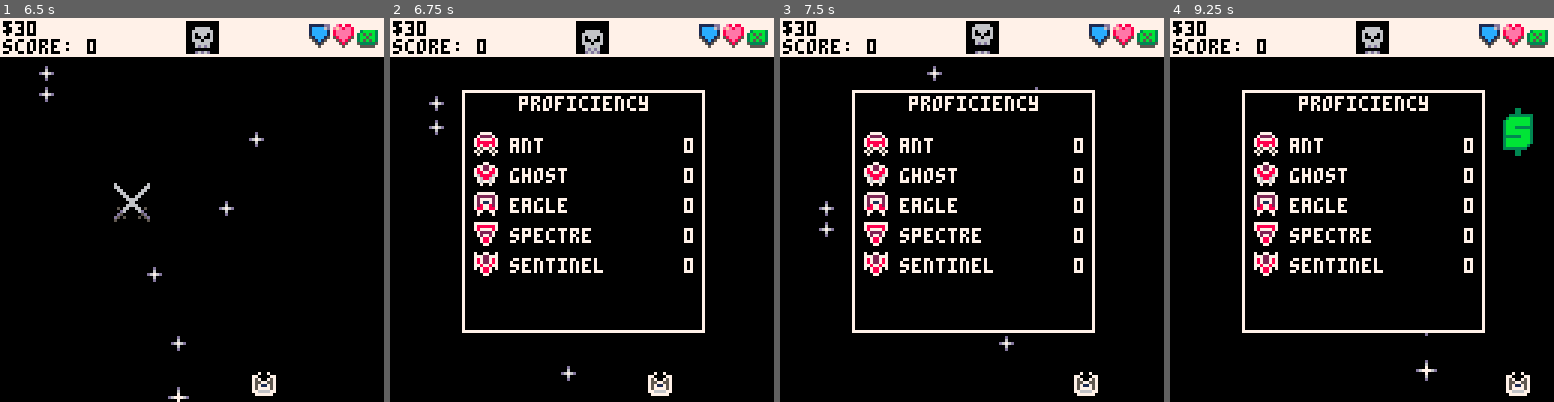
Above: before the commit, frames 1-4 (left to right).
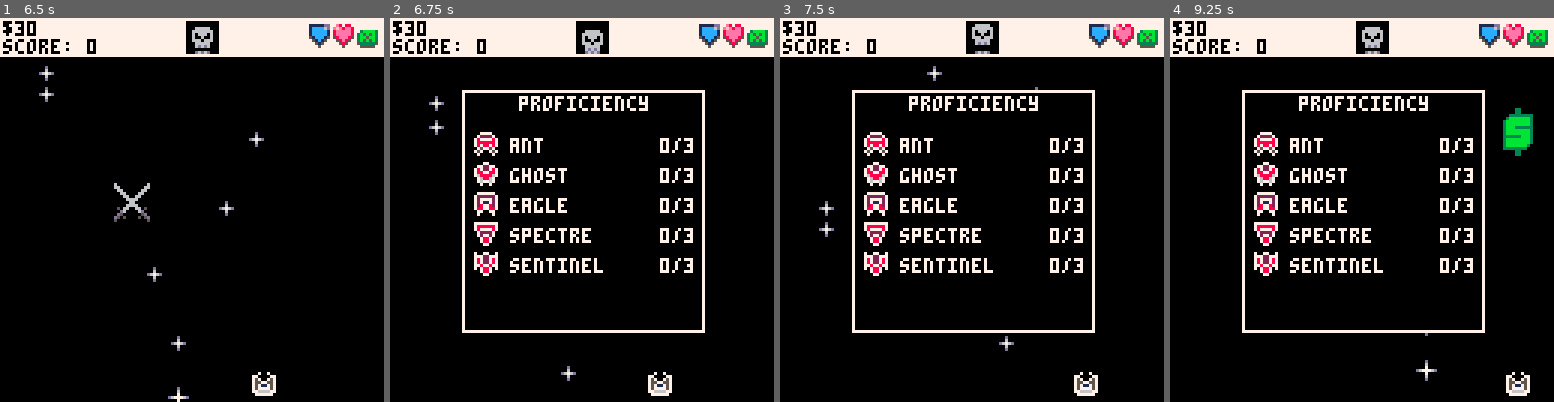
Above: after the commit, the same moments.

Repository: NinetiesPaul/Orion-s-Defender
Game: PICO-8 cartridge orionsdefender.p8
The game is run twice, just before and just after one commit, with the same random seed, the same clock (stepped at 60 frames per second) and the same inputs.
Inputs:
- Up to frame 1 (6.5 s): tap X (X key) at 0.33, 1.07, 1.85, 2.97, 4.08, 5.2, 6.32 s; tap O (Z key) at 0.7, 1.7, 2.1, 2.5, 2.9, 3.3, 3.7, 4.1, 4.5, 4.9, 5.3, 5.7, 6.1 s; hold Right 1.6-2.1 s; hold Up 2.15-2.42 s; hold Right 2.47-3.03 s; hold Left 3.08-3.58 s; hold Down 3.63-3.97 s; hold Right 4.02-4.68 s; hold Up 4.73-5.03 s; hold Left 5.08-5.68 s; hold Down 5.73-6.03 s; hold Right from 6.08 s (still down)
- Up to frame 2 (6.75 s): tap O (Z key) at 6.5 s; release Right at 6.58 s; hold Right from 6.63 s (still down)
- Up to frame 3 (7.5 s): tap O (Z key) at 6.9, 7.3 s; release Right at 7.13 s; hold Up 7.18-7.45 s; tap X (X key) at 7.43 s
- Up to frame 4 (9.25 s): hold Right 7.5-8.07 s; tap O (Z key) every 0.4 s from 7.7 to 8.9 s; hold Left 8.12-8.62 s; tap X (X key) at 8.55 s; hold Down 8.67-9 s; hold Right from 9.05 s (still down)

Frame 1 is identical in both runs. In frame 2, 0.6% of the frame differs, in the area x 70-79%, y 31-67%; in frame 3, 0.6%; in frame 4, 0.6%.

Commit message:
base stats changes; left debug code; visual changes on status view; created basic logic of enemy type pool by difficulty; small fix on bullet damage; added cluster ammo to shop; changes on cluster frag movement

Diff:
--- a/orionsdefender.p8
+++ b/orionsdefender.p8
@@ -43,7 +43,7 @@
 	stat_lvl = {1,2,3}
 	current_stat_armor_lvl = 1
 	current_stat_health_lvl = 1
-	current_stat_gun_lvl = 1
+	current_stat_gun_lvl = 1.7
 	current_stat_cooldown_lvl = 2
 	current_max_health = stat_lvl[current_stat_health_lvl] * stat_multiplier
 	current_max_armor = stat_lvl[current_stat_armor_lvl] * stat_multiplier
@@ -62,7 +62,7 @@
 		"cluster", -- 3
 		"stun" -- 4
 	}
-	missile_damage = 3
+	missile_damage = 3.5
 	missile_cooldown = false
 	missile_cooldown_counter = 0
 	missile_n = 2
@@ -70,11 +70,11 @@
 	current_enemy_locked_on = null
 	stun_cooldown = false
 	stun_cooldown_counter = 0
-	stun_n = 4
+	stun_n = 9 -- [debug] base 3
 	stun_max_capacity = 6
 	cluster_cooldown = false
 	cluster_cooldown_counter = 0
-	cluster_n = 3
+	cluster_n = 9 -- [debug] base 3
 	cluster_max_capacity  = 4
 	random_factor = 0.95
 	collateral_type =
@@ -127,6 +127,12 @@
 			["shops"] = "both"
 		},
 		{
+			["name"] = "cluster_ammo",
+			["price"] = 3,
+			["formatted_name"] = "cluster ammo",
+			["shops"] = "both"
+		},
+		{
 			["name"] = "health_upgrade",
 			["price"] = 50 * current_stat_health_lvl,
 			["formatted_name"] = "health upgrade",
@@ -166,7 +172,7 @@
 			["spr_ok"] = 009,
 			["spr_damage"] = 025,
 			["b_health"] = 2,
-			["b_energy"] = 4,
+			["b_energy"] = 3,
 			["b_damage"] = 1,
 			["b_shot_speed"] = 1.5,
 			["b_speed"] =  0.75,
@@ -181,7 +187,7 @@
 			["spr_ok"] = 010,
 			["spr_damage"] = 026,
 			["b_health"] = 3,
-			["b_energy"] = 4,
+			["b_energy"] = 3,
 			["b_damage"] = 2,
 			["b_shot_speed"] = 1.0,
 			["b_speed"] =  1,
@@ -211,7 +217,7 @@
 			["spr_ok"] = 012,
 			["spr_damage"] = 028,
 			["b_health"] = 4,
-			["b_energy"] = 6,
+			["b_energy"] = 5,
 			["b_damage"] = 2,
 			["b_shot_speed"] = 1.3,
 			["b_speed"] =  1.5,
@@ -263,7 +269,7 @@
 	enemy_by_difficulty ={
 		{1,2},
 		{3,4},
-		{5,6}
+		{5}
 	}
 
 	-- music variables
@@ -297,7 +303,8 @@
 			for e in all(enemy_list) do
 				spr(e.spr_ok, 28, 38 + linect * 10)
 				print(e.name, 40, 40 + linect * 10, 7)
-				print(e.n_destroyed, 98, 40 + linect * 10, 7)
+				if (stats_page == 1) print(e.n_destroyed, 98, 40 + linect * 10, 7)
+				if (stats_page == 2) print(e.knowledge_level .. "/3", 90, 40 + linect * 10, 7)
 				linect+=1
 			end
 
@@ -313,7 +320,6 @@
 
 	if current_view == 2 then -- battle
 		spr(ship_spr,ship_x,ship_y)
-		print(ship_x, ship_x + 8, ship_y, 7)
 
 		foreach(enemies, draw_enemy)
 		foreach(enemy_bullets, draw_enemy_bullet)
@@ -652,9 +658,21 @@
 function start_battle()
 	enemy_count = rnd(enemy_by_difficulty[pirate_rep])
 
+	enemy_type_pool = {}
+
+	if pirate_rep == 1 then
+		add(enemy_type_pool, enemy_list[1])
+	elseif pirate_rep == 2 then
+		add(enemy_type_pool, enemy_list[2])
+		add(enemy_type_pool, enemy_list[3])
+	elseif pirate_rep == 3 then
+		add(enemy_type_pool, enemy_list[4])
+		add(enemy_type_pool, enemy_list[5])
+	end
+
 	while(enemy_count > 0)
 	do
-		enemy_data = rnd(enemy_list)
+		enemy_data = rnd(enemy_type_pool)
 		local enemy = {}
 		b_health = enemy_data.b_health + (pirate_rep - 1)
 		b_energy = enemy_data.b_energy+ (pirate_rep - 1)
@@ -1061,8 +1079,8 @@
 	end
 
 	if b.mode == "cluster_frag" then
-		b.x += cos(45) * b.angle
-		b.y -= 6
+		b.x += (b.angle / 2)
+		b.y -= 3
 	else
 		b.y -= (b.mode == "laser") and 4 or 2
 	end
@@ -1083,8 +1101,13 @@
 				damage = damage + (flr(rnd(2)) + 1)
 				create_warning("critical\ndamage!", e)
 			end
-			if (b.mode == "laser") e.health -= damage
-			if (b.mode == "stun") e.energy -= damage
+
+			if b.mode == "stun" then
+				e.energy -= damage
+				e.stunned = false
+			else
+				e.health -= damage
+			end
 
 			if e.health <= 0 then
 				destroy_enemy(e)
@@ -1124,7 +1147,7 @@
 		bullet.x = b.x + (8 * pos_y[i])
 		bullet.y = b.y
 		bullet.spr = 000
-		bullet.damage = 1
+		bullet.damage = 0.7
 		bullet.angle = pos_y[i]
 		add(bullets, bullet)
 	end
@@ -1143,7 +1166,7 @@
 	end
 
 	total_enemies_destroyed += 1
-	if (pirate_rep < 3 and total_enemies_destroyed % 15 == 0) pirate_rep += 1
+	if (pirate_rep < 3 and total_enemies_destroyed % 2 == 0) pirate_rep += 1 -- [debug] base 15
 
 	score += e.score
 	battle_rewards += flr(10 + (e.reward * (pirate_rep/2)))
@@ -1360,6 +1383,15 @@
 					scraps -= price
 				else
 					shop_last_bought = "stun ammo at max capacity"
+				end
+			end
+			if current_shop_item.name == "cluster_ammo" then
+				if cluster_n < cluster_max_capacity then
+					cluster_n += 1
+					shop_last_bought = "bought 1 cluster ammo"
+					scraps -= price
+				else
+					shop_last_bought = "cluster ammo at max capacity"
 				end
 			end
 			if current_shop_item.name == "health_upgrade" then
